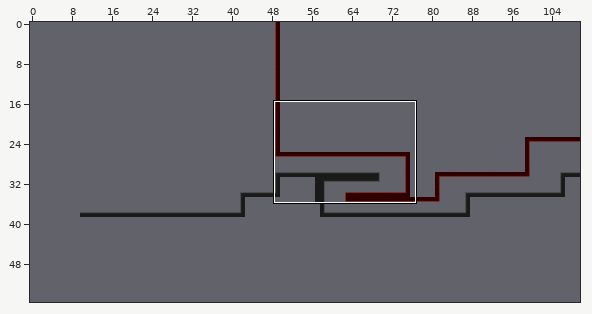
Level history. Tiled map: Maps/level2_02.tmx. Above: a wide view before the commit, with the close-up outlined.
Close-up. Old version:
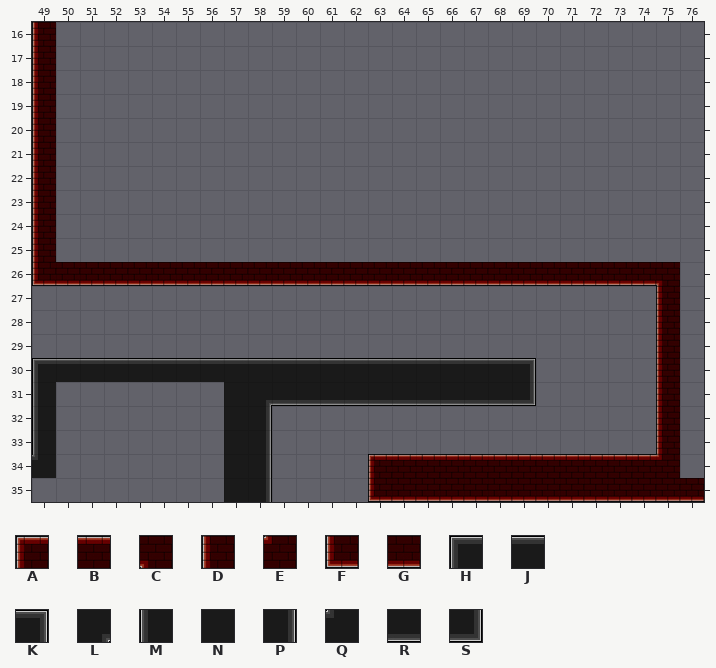
Cells are 32x32 px. Shown: x 49..76, y 16..35. The commit also changed other parts of the map, which this record leaves out. The old version is drawn lined up with the new one.
Key: from "TileSet-BrickOutside": A 0, B 1, C 4, D 5, E 9, F 10, G 11; from "TileSet-Pavement": H 0, J 1, K 2, L 3, M 5, N 6, P 7, Q 9, R 11, S 12.
_ is an empty cell.
Layer "Tile Layer 1" before, first column x 49:
16 D___________________________
17 D___________________________
18 D___________________________
19 D___________________________
20 D___________________________
21 D___________________________
22 D___________________________
23 D___________________________
24 D___________________________
25 D___________________________
26 FGGGGGGGGGGGGGGGGGGGGGGGGGC_
27 __________________________D_
28 __________________________D_
29 __________________________D_
30 HJJJJJJJJJJJJJJJJJJJK_____D_
31 M_______NLRRRRRRRRRRS_____D_
32 M_______NP________________D_
33 M_______NP________________D_
34 Q_______NP____ABBBBBBBBBBBE_
35 ________NP____FGGGGGGGGGGGGG
New version:
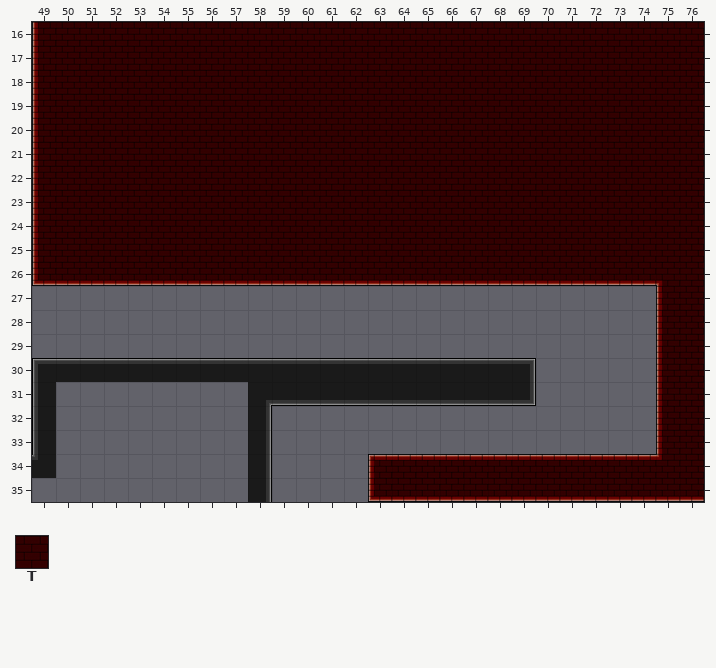
Further tiles: from "TileSet-BrickOutside": T 6.
From old to new:
map size 815x60 -> 825x60 cells (old content now starts at 10,0; both pictures use the new coordinates)
Layer "Tile Layer 1":
y 16..25: x 50..76 ___________________________ -> TTTTTTTTTTTTTTTTTTTTTTTTTTT
y 26..30: x 76 _ -> T
y 31..34: x 57 N -> _; x 76 _ -> T
y 35: x 57 N -> _
Pixel boxes of the changes (left, top, right, bottom) in both close-ups:
changed: (56, 22, 704, 502)
